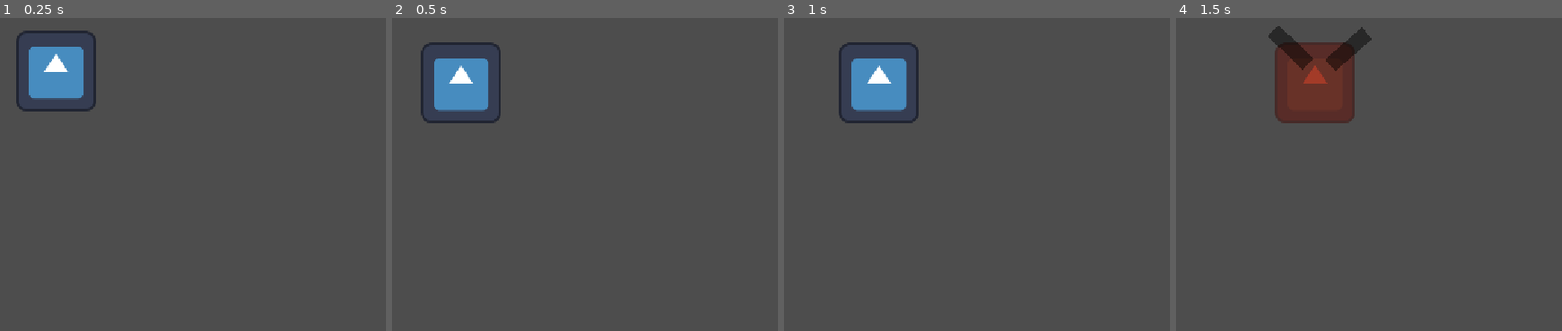
Above: before the commit, frames 1-4 (left to right).
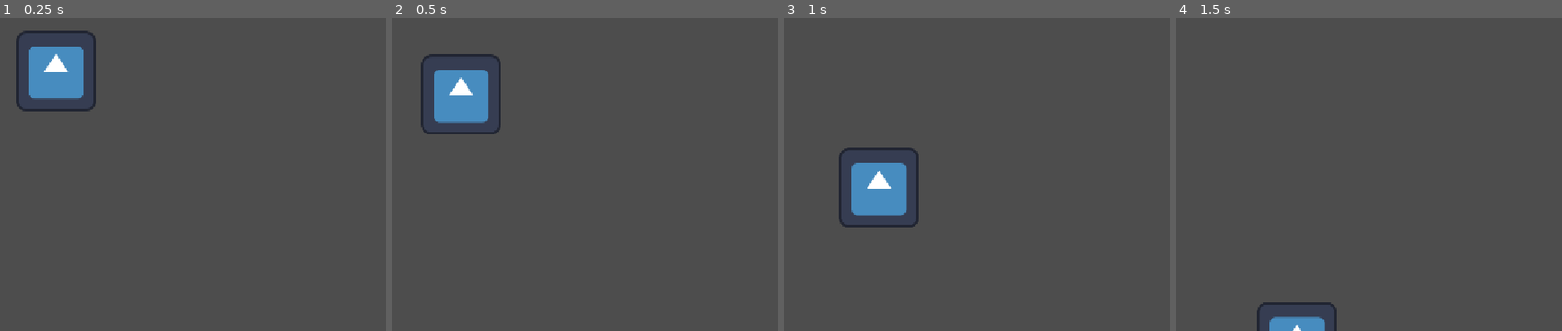
Above: after the commit, the same moments.

Repository: Ollieblock1/WHACK2026
Game: Godot game, scene res://alienEntity/base_alien_test.tscn
Two runs of this game, one before a commit and one after it. Both use one fixed random seed, a clock stepped at 60 frames per second and the inputs below. This scene is started directly instead of the project's main scene. The engine's default icon, where the game draws it, is replaced by a stand-in: a white triangle on a blue panel in a dark square.
Inputs:
- Up to frame 1 (0.25 s): no input
- Up to frame 2 (0.5 s): no input
- Up to frame 3 (1 s): hold Right (moveRight) from 0.53 s (still down); tap 1 (select1) at 0.6 s; tap Space (moveJump) at 0.77 s
- Up to frame 4 (1.5 s): keep holding Right (moveRight); tap 2 (select2) at 1.35 s

Frame 1 is identical in both runs. In frame 2, 2.1% of the frame differs, in the area x 7-29%, y 7-38%; in frame 3, 6.2%; in frame 4, 6.7%, in the area x 20-51%, y 2-100%.

Commit message:
finally fixed enemies colliding with player again

Diff:
--- a/alienEntity/base_alien.tscn
+++ b/alienEntity/base_alien.tscn
@@ -27,7 +27,8 @@
 size = Vector2(122, 126)
 
 [node name="baseAlien" type="CharacterBody2D" unique_id=1926721184]
-collision_layer = 0
+collision_layer = 128
+collision_mask = 16
 script = ExtResource("1_mjqml")
 VELOCITY = 5000
 
--- a/scenes/player/player.tscn
+++ b/scenes/player/player.tscn
@@ -14,6 +14,7 @@
 
 [node name="Player" type="CharacterBody2D" unique_id=2066525280 groups=["player"]]
 collision_layer = 8
+collision_mask = 16
 script = ExtResource("1_dovo2")
 
 [node name="CollisionShape2D" type="CollisionShape2D" parent="." unique_id=1881094132]
